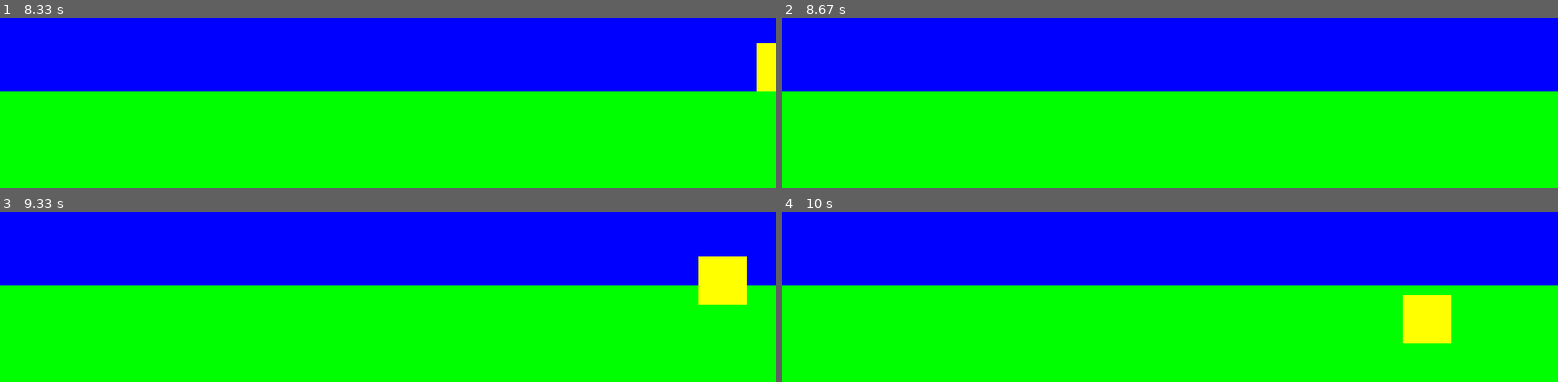
Above: before the commit, frames 1-4 (two rows, left to right).
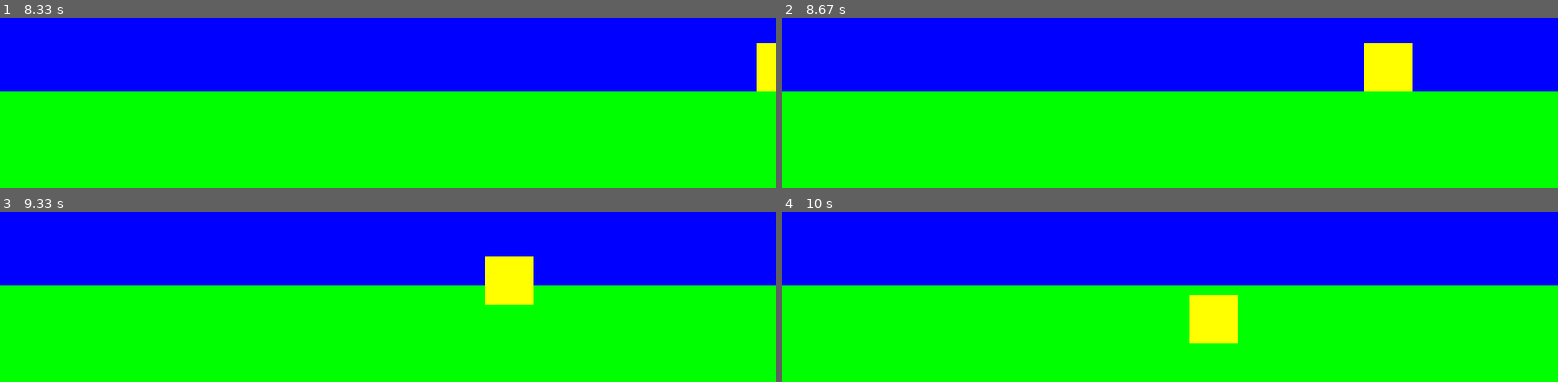
Above: after the commit, the same moments.

Repository: OscarSE88/glowing-guacamole
Game: pygame game, started from pygamemovement.py
Same seed, same stepped clock (60 frames per second), same inputs: the game is played once before the commit and once after it.
Inputs:
- Up to frame 1 (8.33 s): hold W 0.33-0.8 s; hold D 0.83-1.47 s; hold S 1.5-1.87 s; hold A 1.9-2.37 s; hold D 2.4-2.87 s; tap Space at 2.9 s; hold W 3.23-3.53 s; hold D 3.57-4.03 s; hold A 4.07-4.6 s; hold S 4.63-4.93 s; hold A 4.97-5.37 s; hold W 5.4-5.77 s; hold D 5.8-6.43 s; hold S 6.47-6.83 s; hold A 6.87-7.33 s; hold D 7.37-7.83 s; hold W 7.87-8.17 s; hold D from 8.2 s (still down)
- Up to frame 2 (8.67 s): keep holding D
- Up to frame 3 (9.33 s): release D at 8.67 s; hold A 8.7-9.23 s; hold S from 9.27 s (still down)
- Up to frame 4 (10 s): release S at 9.57 s; hold A from 9.6 s (still down)

Frame 1 is identical in both runs. In frame 2, 1.8% of the frame differs, in the area x 75-82%, y 14-44%; in frame 3, 3.6%, in the area x 62-97%, y 26-55%; in frame 4, 3.6%.

Commit message:
Update pygamemovement.py

Diff:
--- a/pygamemovement.py
+++ b/pygamemovement.py
@@ -1,7 +1,7 @@
-
 import pygame
 from sys import exit
 from pygame.locals import *
+import time
 
 pygame.init()
 screen = pygame.display.set_mode((800,400))
@@ -27,17 +27,18 @@
         if event.type == KEYDOWN:
             pygame.key.set_repeat(K_d, K_a)
             pygame.key.set_repeat(K_s, K_w)
-            if event.key in [K_w]:
-                char_y_pos -=20
 
             if event.key in [K_a]:
                 char_x_pos -=20
 
+            if event.key in [K_d]:
+                char_x_pos +=20
+
             if event.key in [K_s]:
                 char_y_pos +=20
 
-            if event.key in [K_d]:
-                char_x_pos +=20
+            if event.key in [K_w]:
+                char_y_pos -=20
 
             keys = pygame.key.get_pressed()
             if keys[pygame.K_w] and keys[pygame.K_d]:
@@ -53,6 +54,20 @@
                 char_y_pos +=10
                 char_x_pos -=10
 
+            if event.key in [K_SPACE]:
+                print(char_x_pos, char_y_pos)
+
+            if char_x_pos > 800 or char_y_pos > 400:
+                char_y_pos = 250
+                char_x_pos = 600
+            if char_x_pos < 0 or char_y_pos < 0:
+                char_y_pos = 250
+                char_x_pos = 600
+
+
+
+
+
     screen.blit(sky_surface,(0,0))
     screen.blit(ground_surface,(0,300))
     screen.blit(char_surface,(char_x_pos,char_y_pos))
